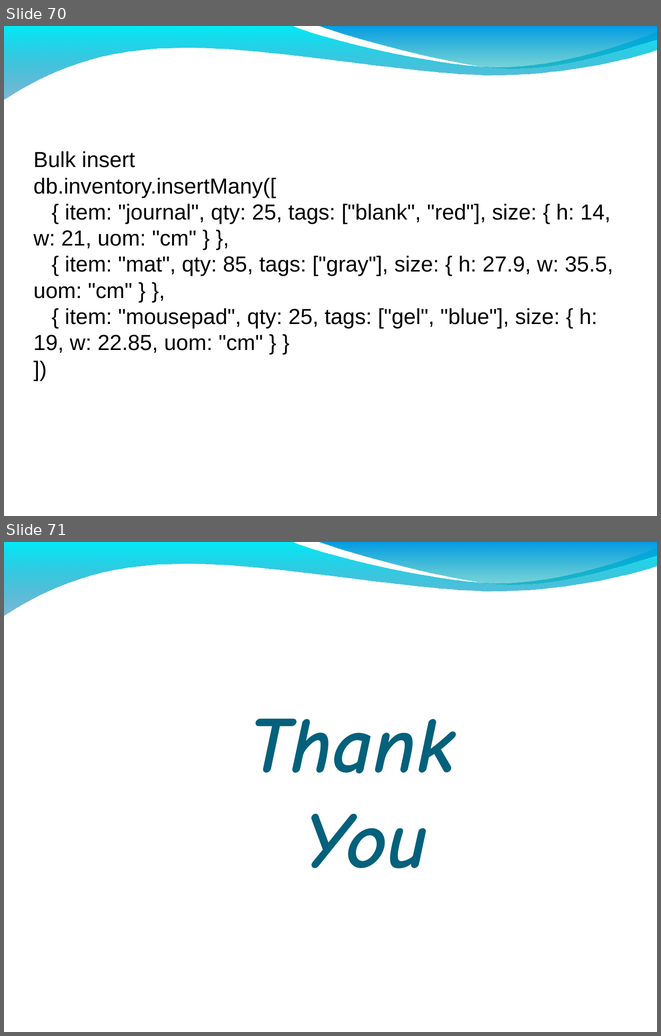
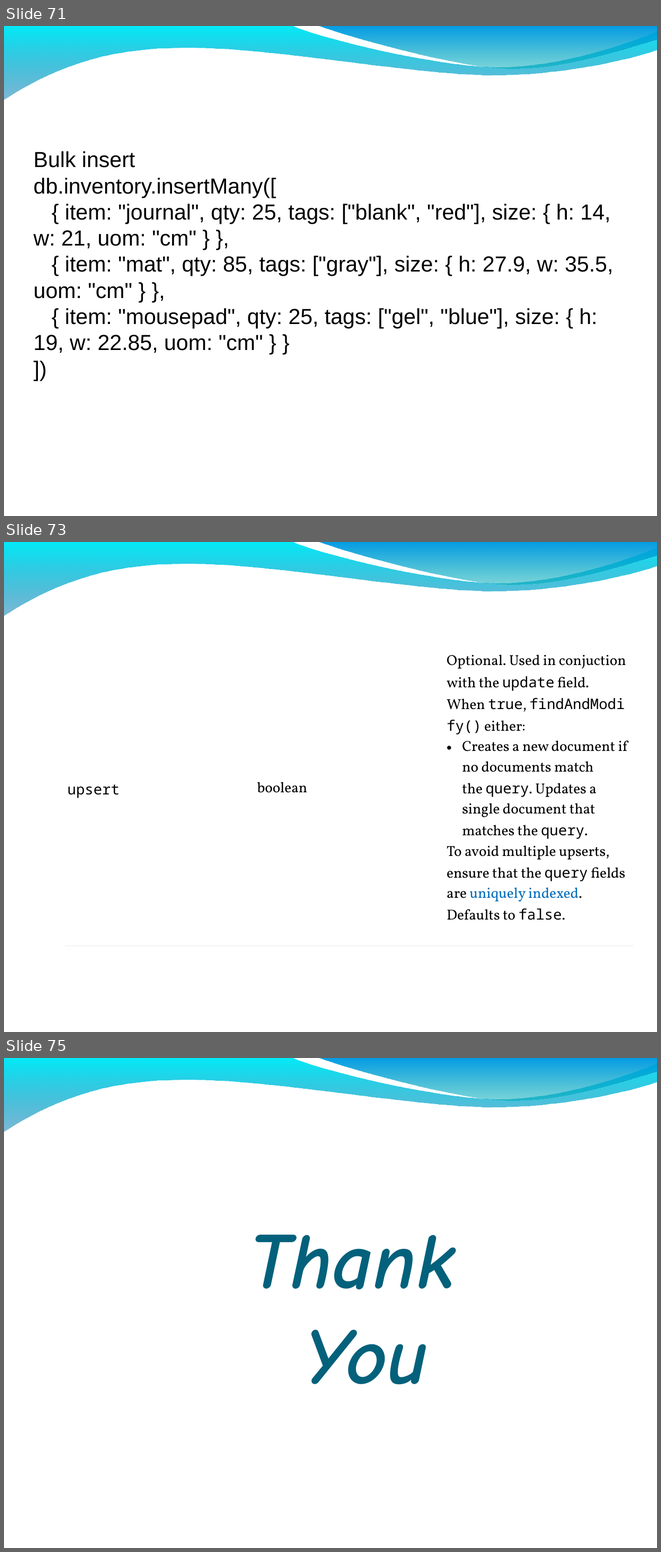
Before and after one commit to eswaribala/rps_cts_mongodb_training, a slide deck: MongoDB_CRUD.ppt. Shown one above the other, each under a label of ours: slides 70 and 71 before the commit, slides 71, 73 and 75 after it; the slides between them are not shown. The pictures are 661x1036 and 661x1552 pixels, drawn with LibreOffice and Linux fonts; fonts in the diff are those of the drawing; background and template pictures are left out. Boxes give left, top, right and bottom in pixels: in the first picture for what was removed or moved away, otherwise in the second. Text is boxed around its words. In the diff, an @@ line names an element or a change of style, - is before the commit and + after.

```diff
--- a/MongoDB_CRUD.ppt
+++ b/MongoDB_CRUD.ppt
@@ slide 73 added at bbox=[4, 542, 657, 1032], background picture (left out); not listed: 2 template elements that a slide beside it also shows @@
@@ table added at bbox=[65, 633, 633, 945], 1 rows, 3 columns @@
+upsert | boolean | Optional. Used in conjuction with the update field. / When true, findAndModify() either: / Creates a new document if no documents match the query. Updates a single document that matches the query. / To avoid multiple upserts, ensure that the query fields are uniquely indexed. / Defaults to false.
@@ what was slide 70 is now slide 71 @@
@@ what was slide 71 is now slide 75 @@
```
Also in this commit, not shown: 3 other slides added, 20 other files.
